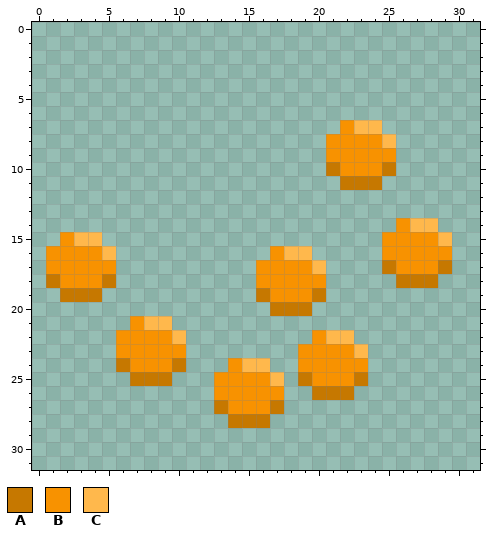
Two versions of one pixel-art sprite, assets/loot_gold.png. The picture above was drawn from the file before the commit.
The file is 32x32 pixels. Colours within 5 levels of each other are drawn and written as one.
Palette (. is transparent): A #c67800  B #f89200  C #ffb84c
Pixels before, first column x 1:
 7 .....................BCC.....
 8 ....................BBBBC....
 9 ....................BBBBB....
10 ....................ABBBA....
11 .....................AAA.....
12 .............................
13 .............................
14 .........................BCC.
15 .BCC....................BBBBC
16 BBBBC...........BCC.....BBBBB
17 BBBBB..........BBBBC....ABBBA
18 ABBBA..........BBBBB.....AAA.
19 .AAA...........ABBBA.........
20 ................AAA..........
21 ......BCC....................
22 .....BBBBC.........BCC.......
23 .....BBBBB........BBBBC......
24 .....ABBBA...BCC..BBBBB......
25 ......AAA...BBBBC.ABBBA......
26 ............BBBBB..AAA.......
27 ............ABBBA............
28 .............AAA.............
After the commit:
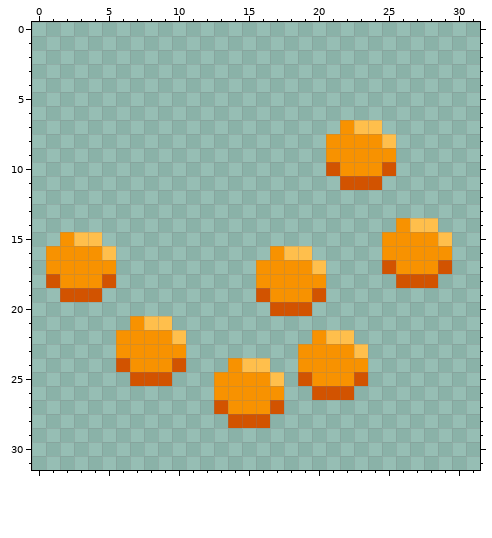
Edits made:
colour A: #c67800 -> #d25300
colour C: #ffb84c -> #ffbf4c
